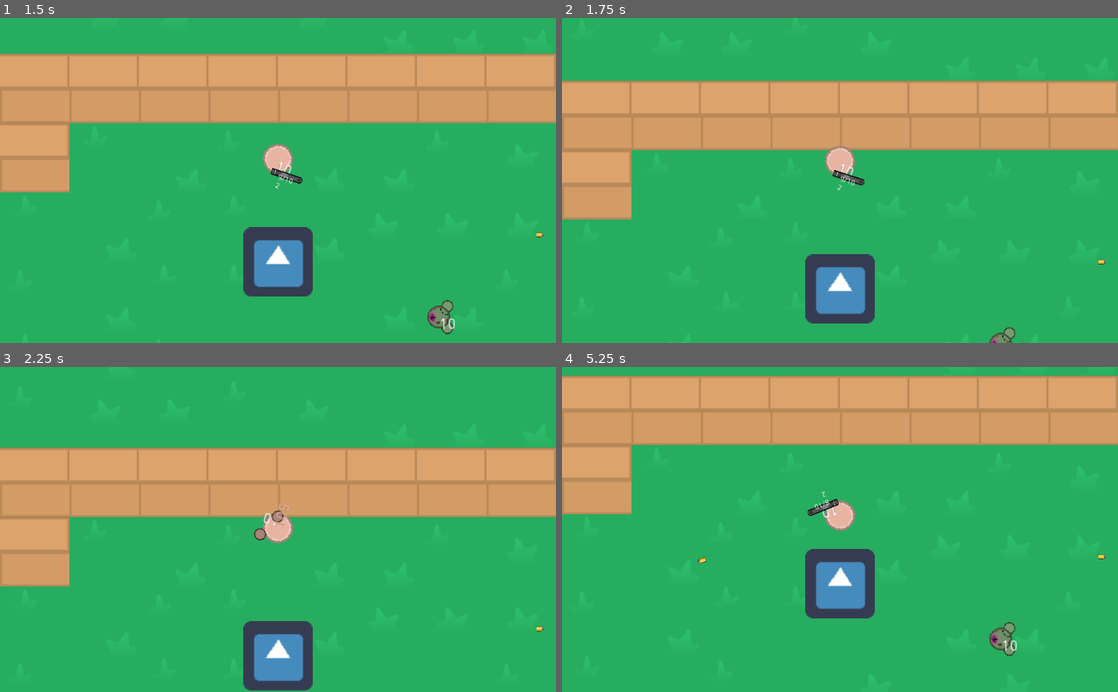
Above: before the commit, frames 1-4 (two rows, left to right).
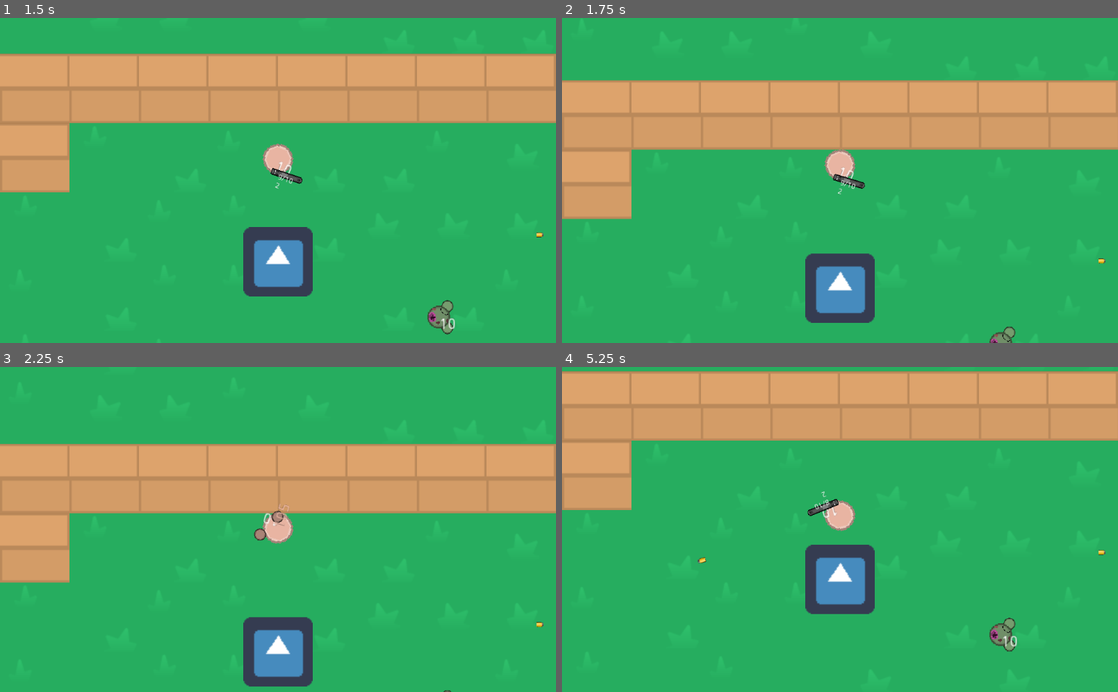
Above: after the commit, the same moments.

Repository: Panda248/Hu-Yang-Yoyale
Game: Godot game, scene res://World.tscn
The game is run twice, just before and just after one commit, with the same random seed, the same clock (stepped at 60 frames per second) and the same inputs. The engine's default icon, where the game draws it, is replaced by a stand-in: a white triangle on a blue panel in a dark square.
Inputs (mouse positions are in pixels of both pictures, inside the frame that each line leads up to):
- Up to frame 1 (1.5 s): tap Enter at 0.5 s; move the mouse to (250, 245) at 0.52 s; hold Up (ui_up) from 0.53 s (still down); click (250, 245) at 0.6 s; move the mouse to (444, 229) at 1.27 s; right-click (444, 229) at 1.35 s
- Up to frame 2 (1.75 s): keep holding Up (ui_up)
- Up to frame 3 (2.25 s): move the mouse to (111, 480) at 2.02 s; release Up (ui_up) at 2.03 s; hold Q (game_switch_weapon_left) from 2.03 s (still down); click (111, 480) at 2.1 s
- Up to frame 4 (5.25 s): move the mouse to (867, 529) at 2.77 s; right-click (867, 529) at 2.85 s; tap Space at 3.5 s; move the mouse to (756, 448) at 3.52 s; release Q (game_switch_weapon_left) at 3.53 s; hold Down (ui_down) 3.53-4.28 s; click (756, 448) at 3.6 s; move the mouse to (962, 513) at 4.27 s; hold E (game_switch_weapon_right) 4.28-5.03 s; right-click (962, 513) at 4.35 s; move the mouse to (728, 545) at 5.02 s; hold Up (ui_up) from 5.03 s (still down); click (728, 545) at 5.1 s

Frame 1 is identical in both runs. In frame 2, 1.5% of the frame differs, in the area x 0-100%, y 19-100%; in frame 3, 6.2%; in frame 4, 7.7%, in the area x 0-100%, y 1-89%.

Commit message:
placed scripts into script directory + hitbox tweaking

Diff:
--- a/Bullet.tscn
+++ b/Bullet.tscn
@@ -1,8 +1,9 @@
 [gd_scene load_steps=6 format=2]
 
-[ext_resource path="res://Bullet.gd" type="Script" id=1]
+[ext_resource path="res://scripts/Bullet.gd" type="Script" id=1]
 [ext_resource path="res://res/exported/Bullet.png" type="Texture" id=2]
-[ext_resource path="res://HitBox.gd" type="Script" id=3]
+[ext_resource path="res://scripts/HitBox.gd" type="Script" id=3]
+
 
 [sub_resource type="CircleShape2D" id=1]
 radius = 4.47214
--- a/Enemy.tscn
+++ b/Enemy.tscn
@@ -1,7 +1,7 @@
 [gd_scene load_steps=10 format=2]
 
-[ext_resource path="res://Enemy.gd" type="Script" id=1]
-[ext_resource path="res://HurtBox.gd" type="Script" id=2]
+[ext_resource path="res://scripts/Enemy.gd" type="Script" id=1]
+[ext_resource path="res://scripts/HurtBox.gd" type="Script" id=2]
 [ext_resource path="res://res/exported/Zombie.png" type="Texture" id=3]
 [ext_resource path="res://Fists.tscn" type="PackedScene" id=5]
 
@@ -13,7 +13,7 @@
 radius = 100.0
 
 [sub_resource type="CircleShape2D" id=4]
-radius = 30.0
+radius = 25.0
 
 [sub_resource type="Animation" id=5]
 resource_name = "damageFlash"
@@ -45,6 +45,8 @@
 
 [node name="Enemy" type="KinematicBody2D"]
 script = ExtResource( 1 )
+velocity = null
+health = null
 
 [node name="Body" type="CollisionShape2D" parent="."]
 shape = SubResource( 1 )
--- a/Fists.tscn
+++ b/Fists.tscn
@@ -1,10 +1,9 @@
-
 [gd_scene load_steps=7 format=2]
 
+[ext_resource path="res://scripts/HitBox.gd" type="Script" id=1]
+[ext_resource path="res://scripts/Fists.gd" type="Script" id=2]
+[ext_resource path="res://res/exported/Hand.png" type="Texture" id=3]
 
-[ext_resource path="res://HitBox.gd" type="Script" id=1]
-[ext_resource path="res://Fists.gd" type="Script" id=2]
-[ext_resource path="res://res/exported/Hand.png" type="Texture" id=3]
 
 [sub_resource type="CapsuleShape2D" id=8]
 height = 8.0
--- a/Pistol.tscn
+++ b/Pistol.tscn
@@ -1,8 +1,9 @@
 [gd_scene load_steps=4 format=2]
 
-[ext_resource path="res://Pistol.gd" type="Script" id=1]
+[ext_resource path="res://scripts/Pistol.gd" type="Script" id=1]
 [ext_resource path="res://res/exported/pistol.png" type="Texture" id=2]
 [ext_resource path="res://Bullet.tscn" type="PackedScene" id=3]
+
 
 [node name="Pistol" type="Sprite"]
 scale = Vector2( 0.5, 0.5 )
--- a/Player.tscn
+++ b/Player.tscn
@@ -1,13 +1,14 @@
 [gd_scene load_steps=10 format=2]
 
-[ext_resource path="res://Player.gd" type="Script" id=1]
+[ext_resource path="res://scripts/Player.gd" type="Script" id=1]
 [ext_resource path="res://Bullet.tscn" type="PackedScene" id=2]
 [ext_resource path="res://Fists.tscn" type="PackedScene" id=3]
 [ext_resource path="res://res/exported/Player.png" type="Texture" id=4]
-[ext_resource path="res://HurtBox.gd" type="Script" id=5]
+[ext_resource path="res://scripts/HurtBox.gd" type="Script" id=5]
 [ext_resource path="res://Pistol.tscn" type="PackedScene" id=6]
 
 [sub_resource type="CircleShape2D" id=1]
+radius = 14.0
 
 [sub_resource type="CircleShape2D" id=2]
 
--- a/World.tscn
+++ b/World.tscn
@@ -4,8 +4,8 @@
 [ext_resource path="res://Player.tscn" type="PackedScene" id=2]
 [ext_resource path="res://icon.png" type="Texture" id=3]
 [ext_resource path="res://Bullet.tscn" type="PackedScene" id=4]
-[ext_resource path="res://BulletManager.gd" type="Script" id=5]
-[ext_resource path="res://Main.gd" type="Script" id=6]
+[ext_resource path="res://scripts/BulletManager.gd" type="Script" id=5]
+[ext_resource path="res://scripts/Main.gd" type="Script" id=6]
 [ext_resource path="res://maps/tilesheet2.png" type="Texture" id=7]
 
 [sub_resource type="ConvexPolygonShape2D" id=2]
--- a/project.godot
+++ b/project.godot
@@ -12,22 +12,22 @@
 "base": "KinematicBody2D",
 "class": "Entity",
 "language": "GDScript",
-"path": "res://Entity.gd"
+"path": "res://scripts/Entity.gd"
 }, {
 "base": "Area2D",
 "class": "HitBox",
 "language": "GDScript",
-"path": "res://HitBox.gd"
+"path": "res://scripts/HitBox.gd"
 }, {
 "base": "Area2D",
 "class": "HurtBox",
 "language": "GDScript",
-"path": "res://HurtBox.gd"
+"path": "res://scripts/HurtBox.gd"
 }, {
 "base": "Node2D",
 "class": "Weapon",
 "language": "GDScript",
-"path": "res://Weapon.gd"
+"path": "res://scripts/Weapon.gd"
 } ]
 _global_script_class_icons={
 "Entity": "",
--- a/res/Player.tscn
+++ /dev/null
@@ -1,67 +0,0 @@
-[gd_scene load_steps=9 format=2]
-
-[ext_resource path="res://Player.gd" type="Script" id=1]
-[ext_resource path="res://Bullet.tscn" type="PackedScene" id=2]
-[ext_resource path="res://Fists.tscn" type="PackedScene" id=3]
-[ext_resource path="res://res/exported/Player.png" type="Texture" id=4]
-[ext_resource path="res://HurtBox.gd" type="Script" id=5]
-
-[sub_resource type="CircleShape2D" id=1]
-
-[sub_resource type="CircleShape2D" id=2]
-
-[sub_resource type="Animation" id=3]
-resource_name = "damageFlash"
-length = 0.1
-tracks/0/type = "value"
-tracks/0/path = NodePath("Body:modulate")
-tracks/0/interp = 1
-tracks/0/loop_wrap = true
-tracks/0/imported = false
-tracks/0/enabled = true
-tracks/0/keys = {
-"times": PoolRealArray( 0, 0.1 ),
-"transitions": PoolRealArray( 1, 1 ),
-"update": 1,
-"values": [ Color( 1, 0, 0, 1 ), Color( 1, 1, 1, 1 ) ]
-}
-
-[node name="Player" type="KinematicBody2D"]
-script = ExtResource( 1 )
-Bullet = ExtResource( 2 )
-
-[node name="Body" type="CollisionShape2D" parent="."]
-scale = Vector2( 1.00233, 1 )
-shape = SubResource( 1 )
-
-[node name="Sprite" type="Sprite" parent="Body"]
-texture = ExtResource( 4 )
-
-[node name="Camera2D" type="Camera2D" parent="."]
-scale = Vector2( 0.995347, 0.978982 )
-current = true
-zoom = Vector2( 0.5, 0.5 )
-
-[node name="BarrelEnd" type="Position2D" parent="."]
-position = Vector2( 13, 6 )
-
-[node name="Fists" parent="." instance=ExtResource( 3 )]
-modulate = Color( 0.913725, 0.709804, 0.639216, 1 )
-position = Vector2( 6, 0 )
-rotation = 1.5708
-
-[node name="HurtBox" type="Area2D" parent="."]
-visible = false
-collision_layer = 2
-collision_mask = 0
-script = ExtResource( 5 )
-
-[node name="CollisionShape2D" type="CollisionShape2D" parent="HurtBox"]
-shape = SubResource( 2 )
-
-[node name="Label" type="Label" parent="."]
-margin_right = 40.0
-margin_bottom = 14.0
-
-[node name="damageFlash" type="AnimationPlayer" parent="."]
-anims/damageFlash = SubResource( 3 )
Renamed: Bullet.gd -> scripts/Bullet.gd
Renamed: BulletManager.gd -> scripts/BulletManager.gd
Renamed: Enemy.gd -> scripts/Enemy.gd
Renamed: Entity.gd -> scripts/Entity.gd
Renamed: Fists.gd -> scripts/Fists.gd
Renamed: HitBox.gd -> scripts/HitBox.gd
Renamed: HurtBox.gd -> scripts/HurtBox.gd
Renamed: Main.gd -> scripts/Main.gd
Renamed: Pistol.gd -> scripts/Pistol.gd
Renamed: Player.gd -> scripts/Player.gd
Renamed: Weapon.gd -> scripts/Weapon.gd
